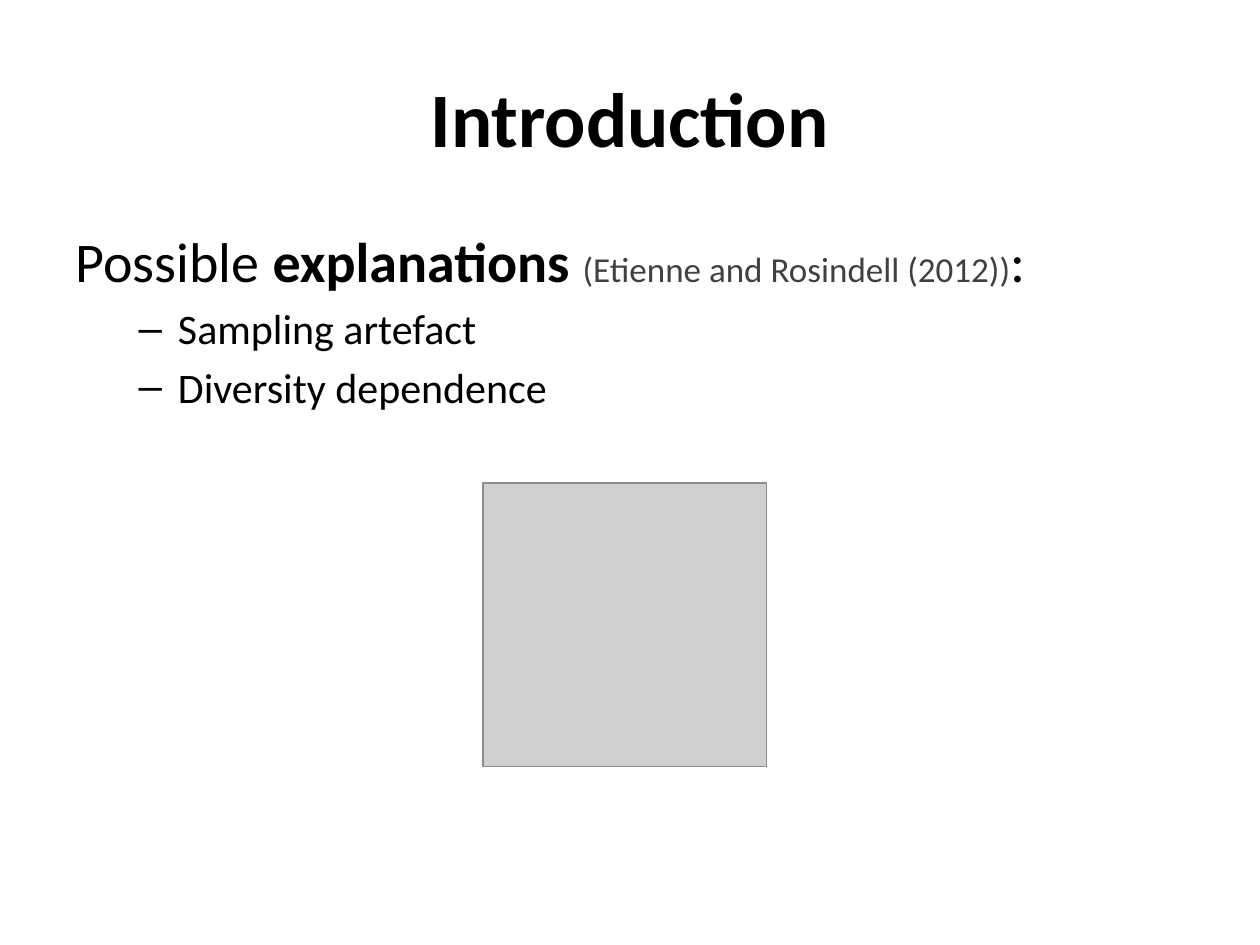
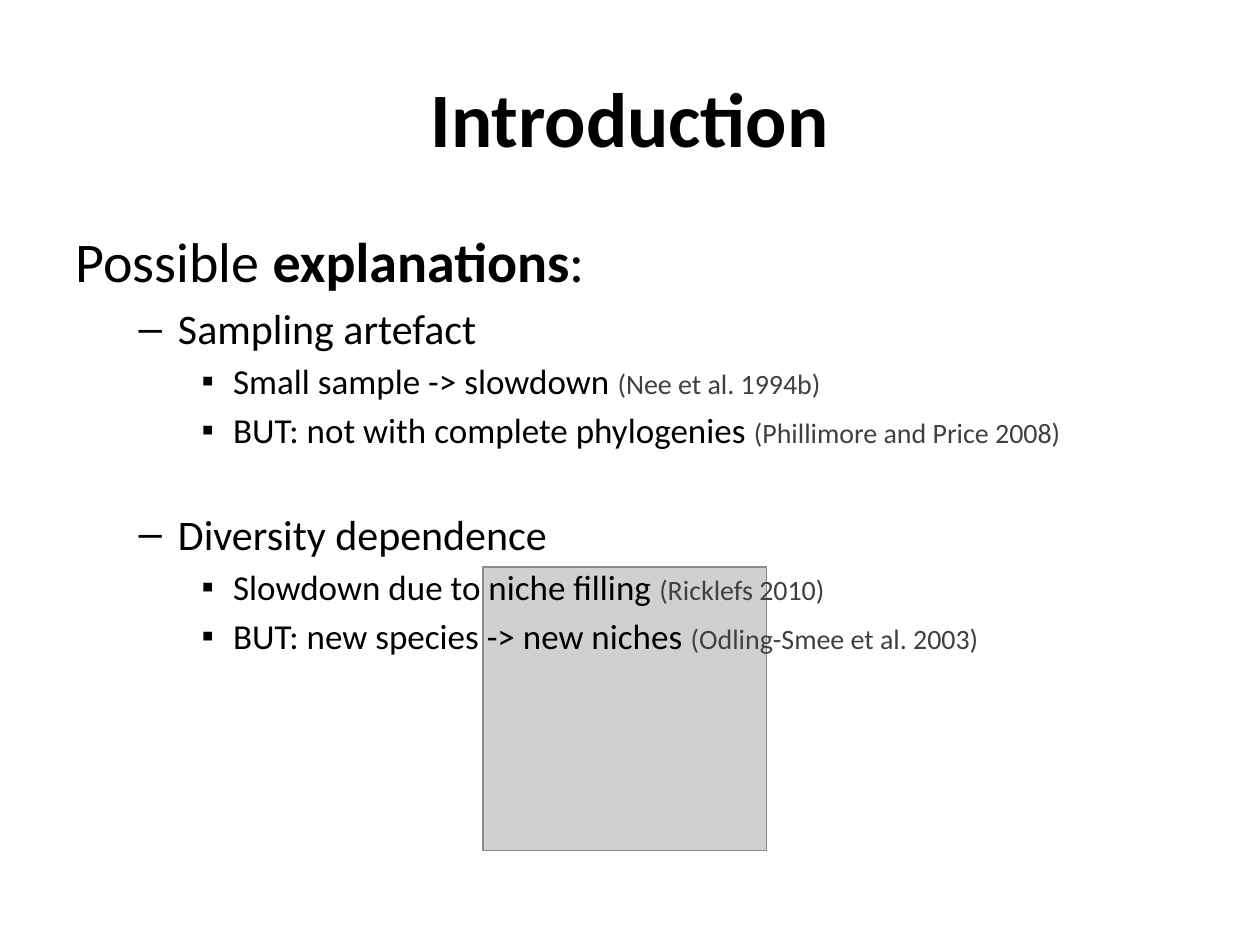
Before and after one commit to richelbilderbeek/Cer2016, a slide deck: slide 5 of doc/Cer2016_Femke Thon & Jolien Gay.pptx. Drawn at 1260x945 pixels with LibreOffice and Linux fonts; fonts in the diff are those of the drawing; grey boxes stand for pictures; background and template pictures are left out. Boxes give left, top, right and bottom in pixels: in the first picture for what was removed or moved away, otherwise in the second. Text is boxed around its words. In the diff, an @@ line names an element or a change of style, - is before the commit and + after.

```diff
--- a/doc/Cer2016_Femke Thon & Jolien Gay.pptx
+++ b/doc/Cer2016_Femke Thon & Jolien Gay.pptx
@@ text at [76,242,585,291]: text changed; size 20 to 32 pt; text colour #404040 to #000000; bold on @@
-Possible explanations (Etienne and Rosindell (2012)):
+Possible explanations:
@@ text at [233,369,1060,449]: paragraphs added @@
+    ▪ Small sample -> slowdown (Nee et al. 1994b)
+    ▪ BUT: not with complete phylogenies (Phillimore and Price 2008)
@@ picture: place and size @@
-picture at [483,483,766,766]
+picture at [483,567,766,850]
@@ text at [233,575,978,656]: paragraphs added @@
+    ▪ Slowdown due to niche filling (Ricklefs 2010)
+    ▪ BUT: new species -> new niches (Odling-Smee et al. 2003)
```
Also in this commit, not shown: 2 other slides changed.
